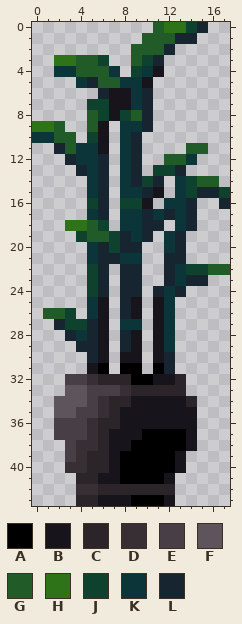
Pixel-art sprite: Resources/MainScene/Background/Object/plant.png. Above: the version before the commit.
The file is 18x44 pixels.
Palette (. is transparent): A #000000  B #18141b  C #2b2529  D #372f34  E #483e45  F #5e545b  G #215c28  H #2e7318  J #0e422e  K #0b3539  L #172531
Pixels before, first column x 0:
 0 ...........GHHJL..
 1 ..........GGGLL...
 2 .........GGGL.....
 3 ..HHGGJ..GJL......
 4 ..KKGGGK.JKB......
 5 ....KLGGKKB.......
 6 ......LBBKL.......
 7 .....JJBBKL.......
 8 .....GJBJGL.......
 9 HHG..GB.KKL.......
10 KKGG.JB.KL........
11 ..LGKKB.KL....GG..
12 ...LKKL.KL..GGK...
13 ....LKL.KL.JJL....
14 .....KL.KLJL.KJGG.
15 .....KL.KKLB.KJLLJ
16 .....JL.JJB.KKL..L
17 .....KL.KKLKLKL...
18 ...HHGJ.KKLL.KL...
19 ....JGGJLKL.KL....
20 .....KLJLL..KL....
21 .....KLLKK..LL....
22 .....JL.LL..LKJJGG
23 .....JL.LL..LKLL..
24 .....JL.LL.LKL....
25 .....KB.LB.BK.....
26 .GGJ.KB.LB.BK.....
27 ..LJJLB.KK.BK.....
28 ...LKLB.LB.BK.....
29 ....LLB.LB.BK.....
30 .....LB.BB.BL.....
31 .....BA.AA.AL.....
32 ...EEDCCCAABBC....
33 ...FFEEEDCCCCC....
34 ..FFFEDCCBBBBBC...
35 ..FFEEDCBBBBBBB...
36 ..EEEDCCBBBBBBB...
37 ..EEEDCBBBAAAAB...
38 ...EDDCBBAAAAAB...
39 ...EDCCBAAAAAB....
40 ...DDCCBAAAAAB....
41 ....CCBBAAAAB.....
42 ....DDCCCCCCC.....
43 ....CCBBBAAAB.....
Once edited:
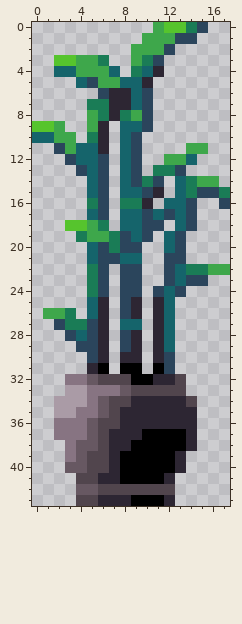
The exact change:
{"colour":"B","old":"#18141b","new":"#2d2633"}
{"colour":"C","old":"#2b2529","new":"#51454d"}
{"colour":"D","old":"#372f34","new":"#675862"}
{"colour":"E","old":"#483e45","new":"#877482"}
{"colour":"F","old":"#5e545b","new":"#aa9ba6"}
{"colour":"G","old":"#215c28","new":"#3ea74b"}
{"colour":"H","old":"#2e7318","new":"#56c42d"}
{"colour":"J","old":"#0e422e","new":"#1a7c56"}
{"colour":"K","old":"#0b3539","new":"#15646b"}
{"colour":"L","old":"#172531","new":"#2b455c"}
{"label":"changed","picture_box":[32,22,230,506]}
